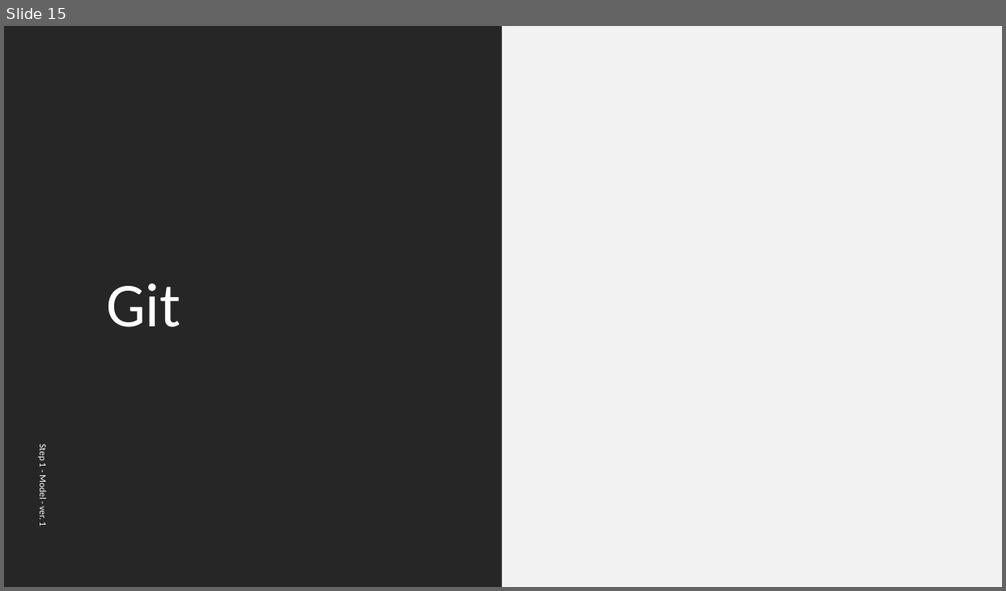
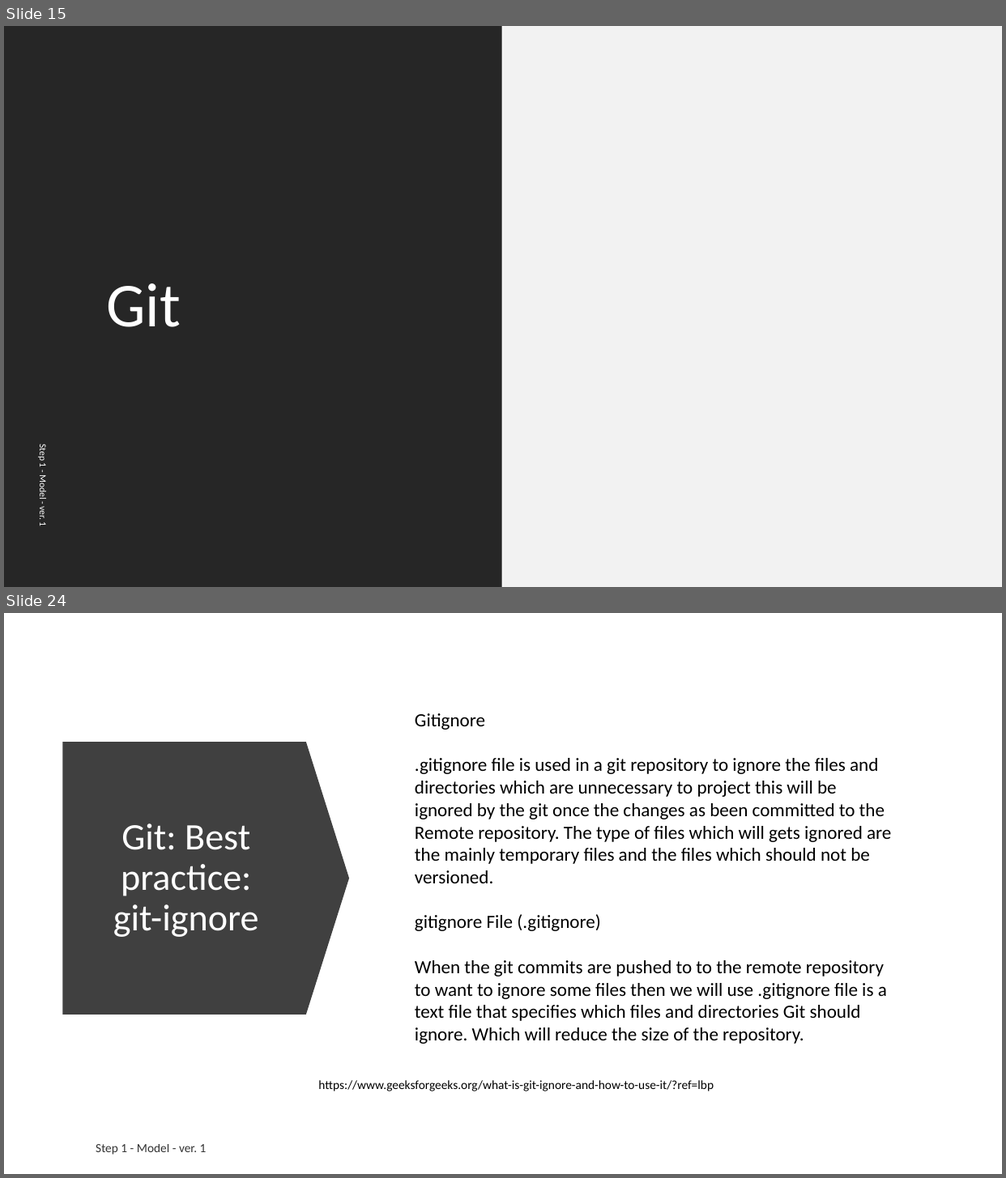
Before and after one commit to ext4dmin/DevOps-Mentorship, a slide deck: Step06-Version_Control_System_speach.pptx. Shown one above the other, each under a label of ours: slide 15 before the commit, slides 15 and 24 after it; the slides between them are not shown. The pictures are 1006x591 and 1006x1178 pixels, drawn with LibreOffice and Linux fonts; fonts in the diff are those of the drawing. Boxes give left, top, right and bottom in pixels: in the first picture for what was removed or moved away, otherwise in the second. Text is boxed around its words. In the diff, an @@ line names an element or a change of style, - is before the commit and + after.

Commit message:
Step 6. VCS
Git section is added. Redy to Review

```diff
--- a/Step06-Version_Control_System_speach.pptx
+++ b/Step06-Version_Control_System_speach.pptx
@@ slide 24 added at [4,613,1002,1174], background #FFFFFF @@
@@ text added at [415,713,891,1044], 18 pt, text #000000 @@
+Gitignore
+.gitignore file is used in a git repository to ignore the files and directories which are unnecessary to project this will be ignored by the git once the changes as been committed to the Remote repository. The type of files which will gets ignored are the mainly temporary files and the files which should not be versioned.
+gitignore File (.gitignore)
+When the git commits are pushed to to the remote repository to want to ignore some files then we will use .gitignore file is a text file that specifies which files and directories Git should ignore. Which will reduce the size of the repository.
@@ down arrow added at [63,742,350,1015], fill #404040 @@
@@ title added at [113,824,259,937], 36 pt, text #FFFFFF @@
+Git: Best practice: git-ignore
@@ text added at [318,1080,714,1092], 12 pt, text #000000 @@
+https://www.geeksforgeeks.org/what-is-git-ignore-and-how-to-use-it/?ref=lbp
@@ text added at [96,1144,206,1155], 12 pt, text #000000 at 80% opacity @@
+Step 1 - Model - ver. 1
```
Also in this commit, not shown: 8 other slides added, 1 other file.
